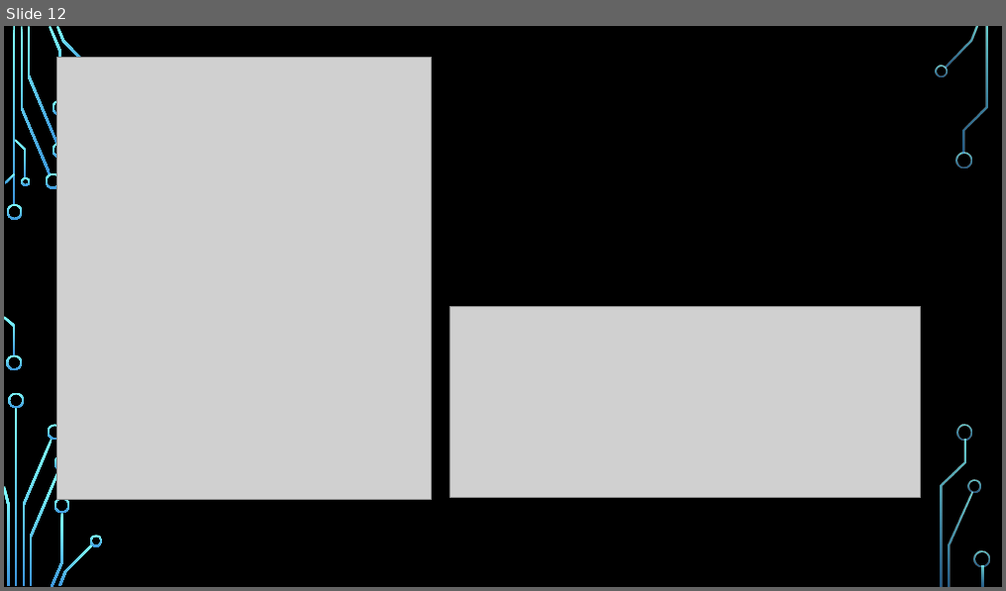
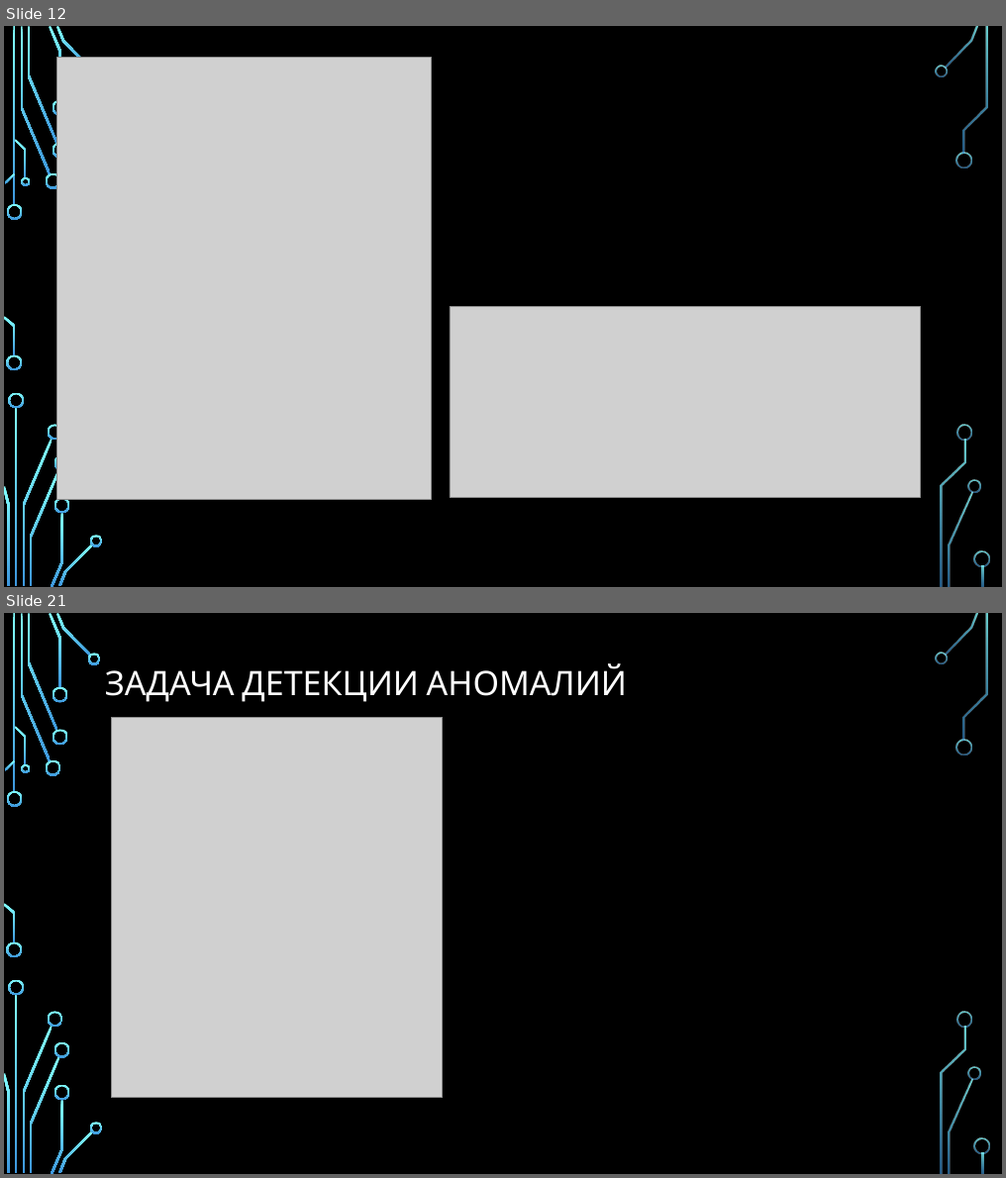
Before and after one commit to MaryaLagun/Data_Science, a slide deck: project/Проект.pptx. Shown one above the other, each under a label of ours: slide 12 before the commit, slides 12 and 21 after it; the slides between them are not shown. The pictures are 1006x591 and 1006x1178 pixels, drawn with LibreOffice and Linux fonts; fonts in the diff are those of the drawing; grey boxes stand for pictures; background and template pictures are left out. Boxes give left, top, right and bottom in pixels: in the first picture for what was removed or moved away, otherwise in the second. Text is boxed around its words. In the diff, an @@ line names an element or a change of style, - is before the commit and + after.

```diff
--- a/project/Проект.pptx
+++ b/project/Проект.pptx
@@ slide 21 added at bbox=[4, 613, 1002, 1174], background picture (left out); not listed: 35 template elements that a slide beside it also shows @@
@@ freeform shape added at bbox=[88, 653, 101, 664], fill gradient #82FFFF to #3D97DE @@
@@ title added at bbox=[105, 663, 627, 702], 32.4 pt, text #FFFFFF @@
+ЗАДАЧА ДЕТЕКЦИИ АНОМАЛИЙ
@@ picture added at bbox=[111, 717, 443, 1097] @@
```
Also in this commit, not shown: 2 slides changed, 8 other slides added, 1 slide removed, 5 other files.
